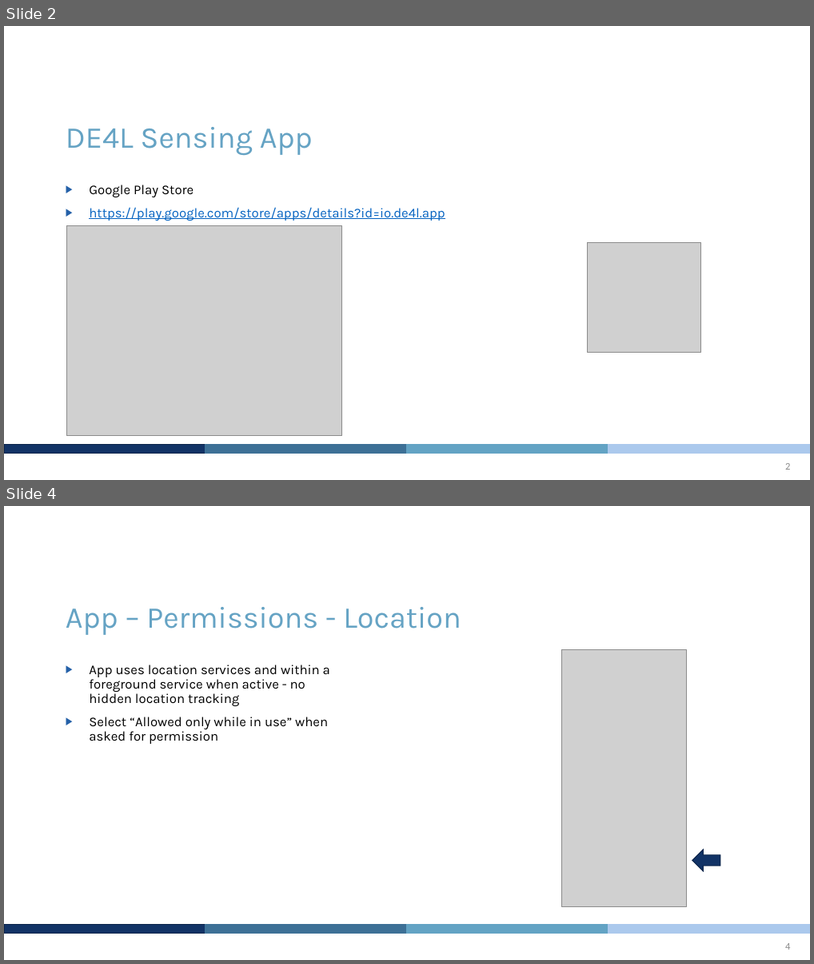
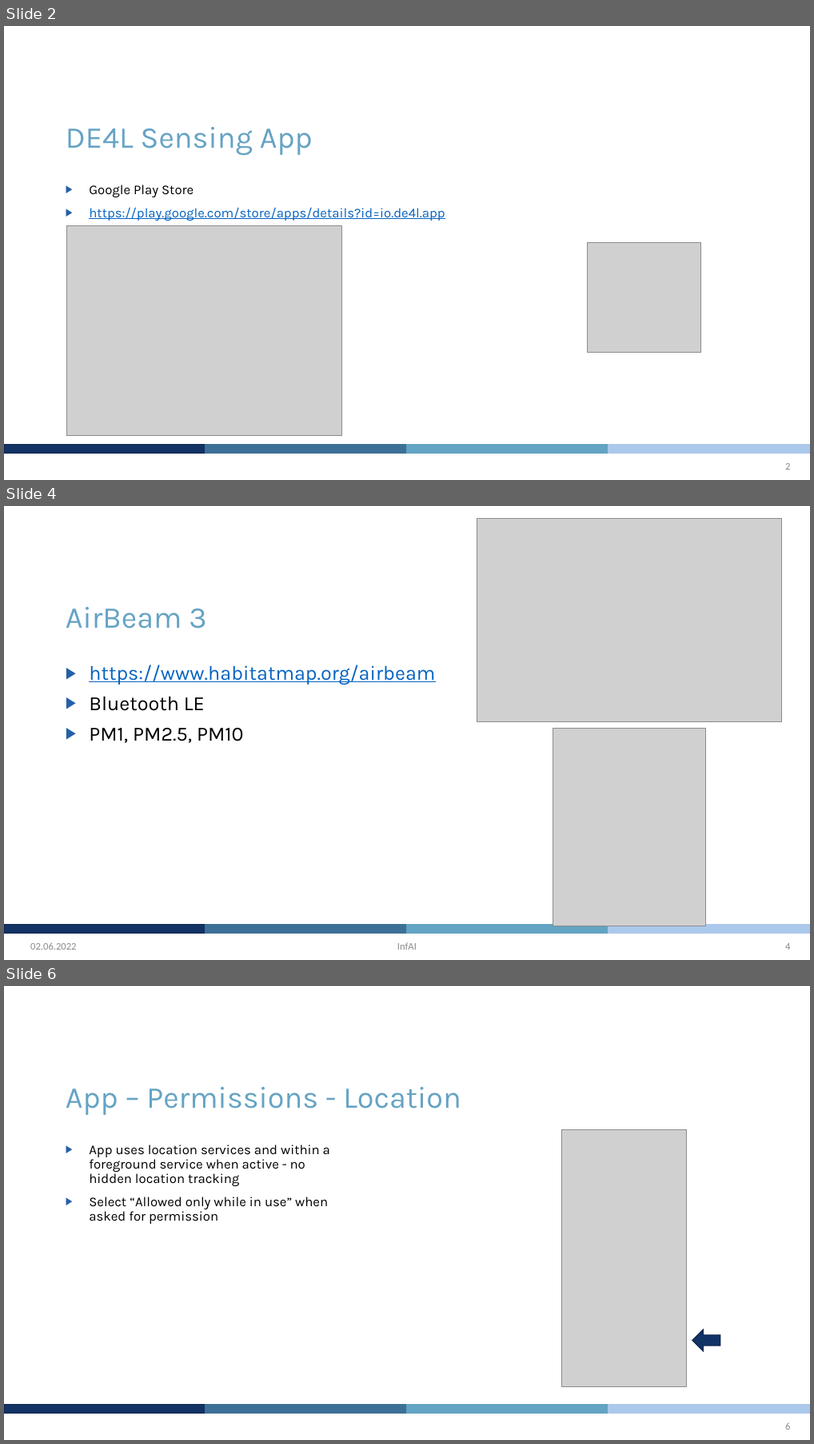
Before and after one commit to DE4L-Project/de4l-sensor-android-app, a slide deck: documentation/quickstart-airbeam2-de4l-app.pptx. Shown one above the other, each under a label of ours: slides 2 and 4 before the commit, slides 2, 4 and 6 after it; the slides between them are not shown. The pictures are 814x964 and 814x1444 pixels, drawn with LibreOffice and Linux fonts; fonts in the diff are those of the drawing; grey boxes stand for pictures; background and template pictures are left out. Boxes give left, top, right and bottom in pixels: in the first picture for what was removed or moved away, otherwise in the second. Text is boxed around its words. In the diff, an @@ line names an element or a change of style, - is before the commit and + after.

```diff
--- a/documentation/quickstart-airbeam2-de4l-app.pptx
+++ b/documentation/quickstart-airbeam2-de4l-app.pptx
@@ slide 4 added at box(4, 506, 810, 960), background #FFFFFF; not listed: 4 template elements that a slide beside it also shows @@
@@ picture added at box(478, 519, 782, 722) @@
@@ title added at box(66, 607, 206, 628), 36 pt, text #65A3C4 @@
+AirBeam 3
@@ text added at box(89, 664, 435, 743), 24 pt, text #0563C1, underline @@
+▶ https://www.habitatmap.org/airbeam
+▶ Bluetooth LE
+▶ PM1, PM2.5, PM10
@@ picture added at box(554, 728, 706, 927) @@
@@ text added at box(30, 942, 76, 949), 12 pt, text #8C8C8C @@
+02.06.2022
@@ text added at box(398, 942, 417, 949), 12 pt, text #8C8C8C @@
+InfAI
@@ page number added at box(786, 943, 790, 949), 12 pt, text #8C8C8C @@
+4
@@ what was slide 4 is now slide 6 @@
```
Also in this commit, not shown: 9 slides changed, 1 other slide added, 30 other files.
